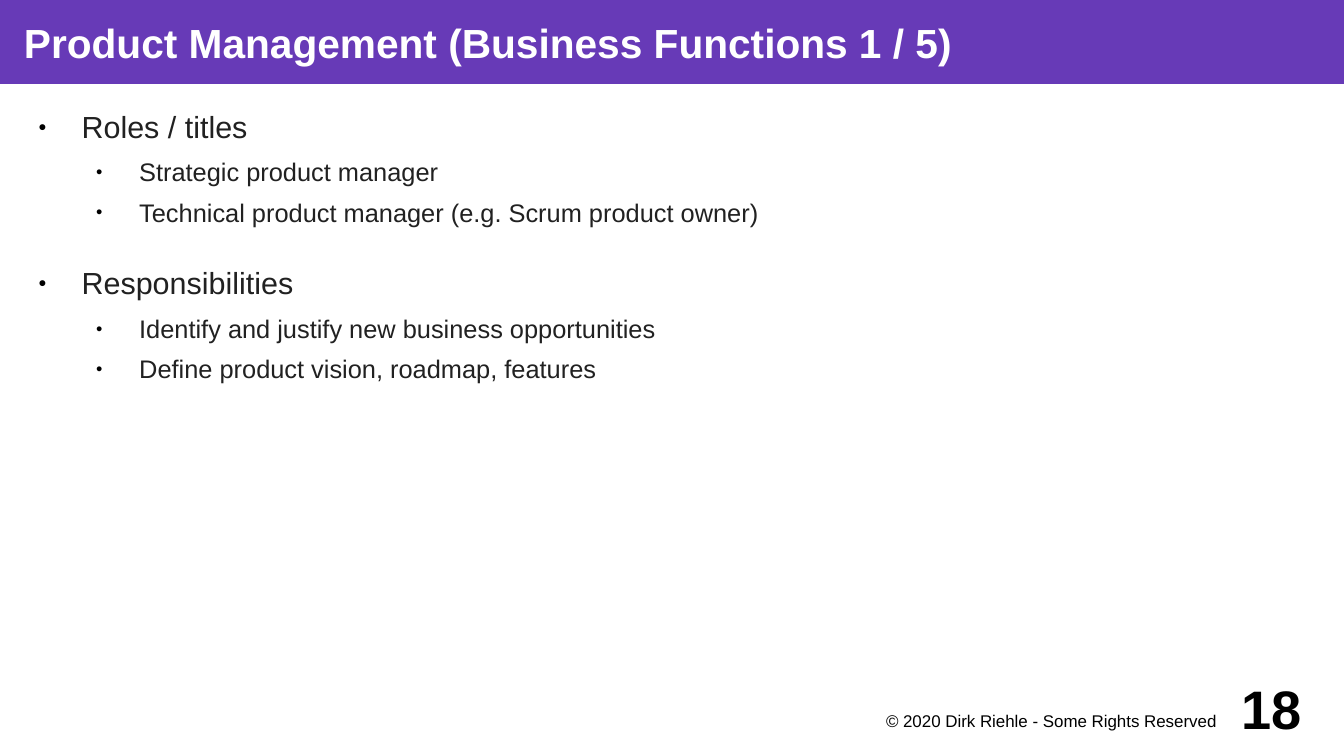
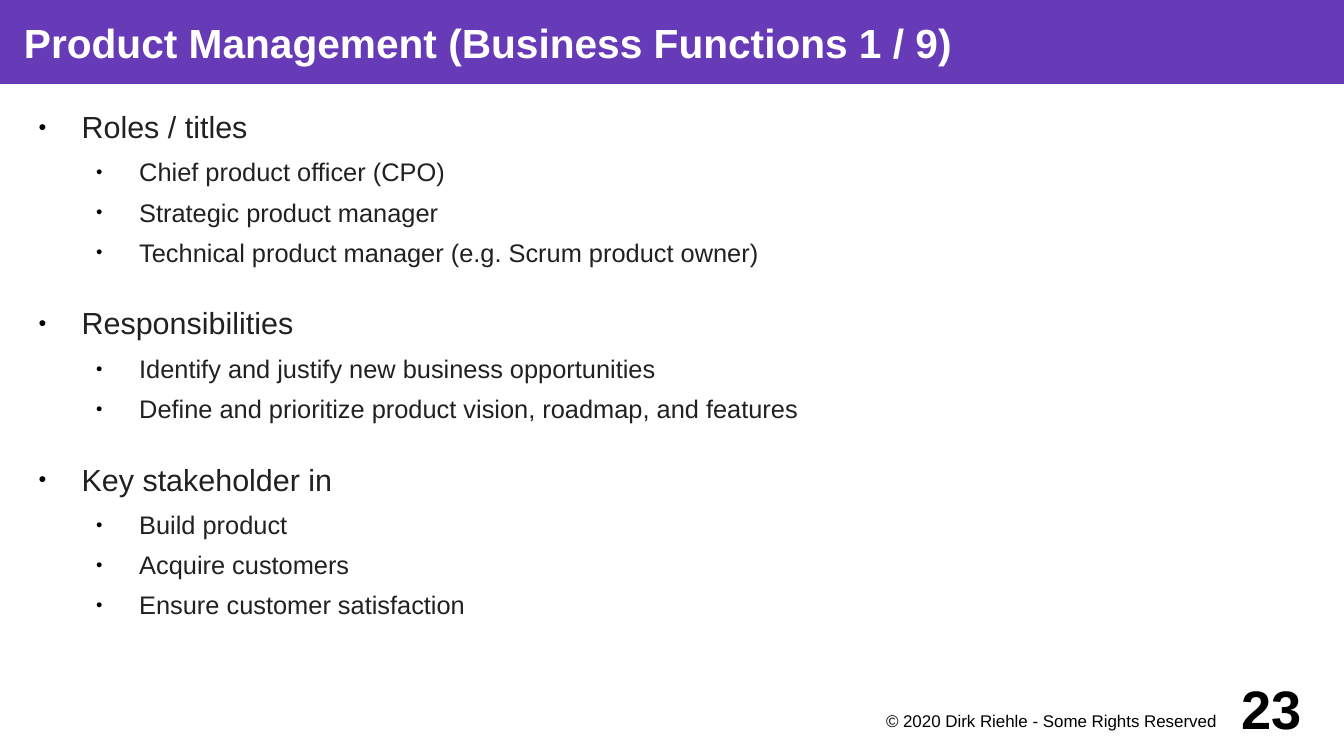
Before and after one commit to dirkriehle/coss-course, a slide deck: slide 23 of Lecture slides/COSS B03 - Software Vendors.odp (slide 18 before the commit). Drawn at 1344x756 pixels with LibreOffice and Linux fonts; fonts in the diff are those of the drawing. Boxes give left, top, right and bottom in pixels: in the first picture for what was removed or moved away, otherwise in the second. Text is boxed around its words. In the diff, an @@ line names an element or a change of style, - is before the commit and + after.

```diff
--- a/Lecture slides/COSS B03 - Software Vendors.odp
+++ b/Lecture slides/COSS B03 - Software Vendors.odp
@@ title at <box>24,28,951,65</box>: text changed @@
-Product Management (Business Functions 1 / 5)
+Product Management (Business Functions 1 / 9)
@@ text at <box>139,162,445,187</box>: paragraph added @@
+  ● Chief product officer (CPO)
@@ text at <box>82,399,798,615</box>: text changed @@
-  ● Define product vision, roadmap, features
+  ● Define and prioritize product vision, roadmap, and features
+● Key stakeholder in
+  ● Build product
+  ● Acquire customers
+  ● Ensure customer satisfaction
@@ page number at <box>1242,691,1302,730</box>: text changed @@
-18
+23
```
Also in this commit, not shown: 28 other slides changed, 11 slides added, 2 slides removed, 5 other files.
